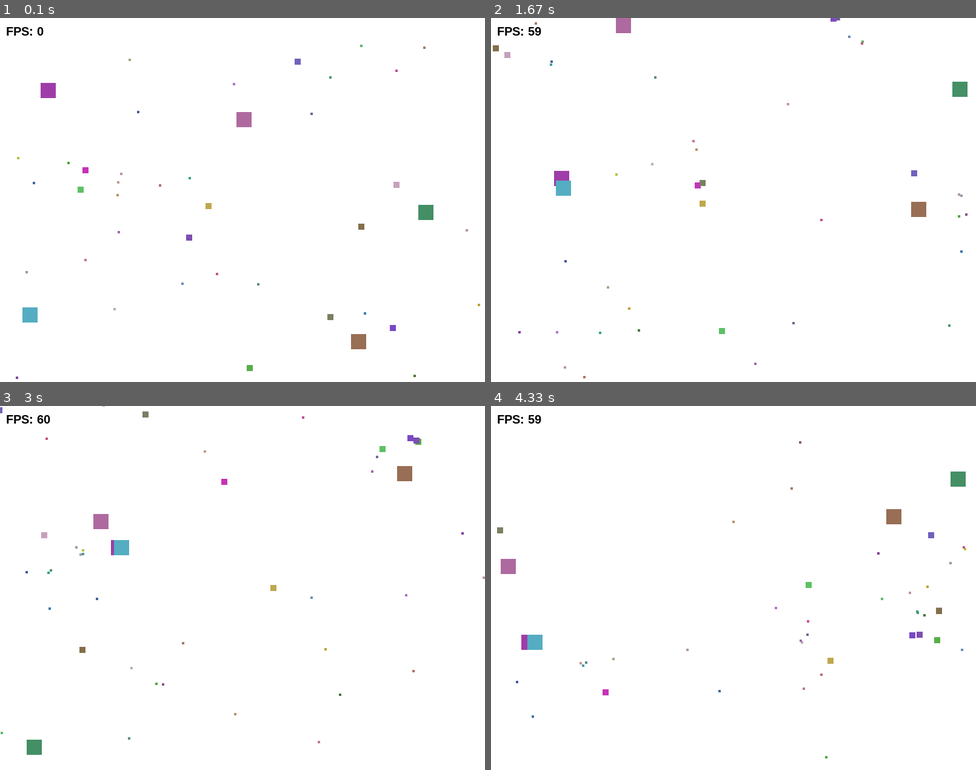
Above: before the commit, frames 1-4 (two rows, left to right).
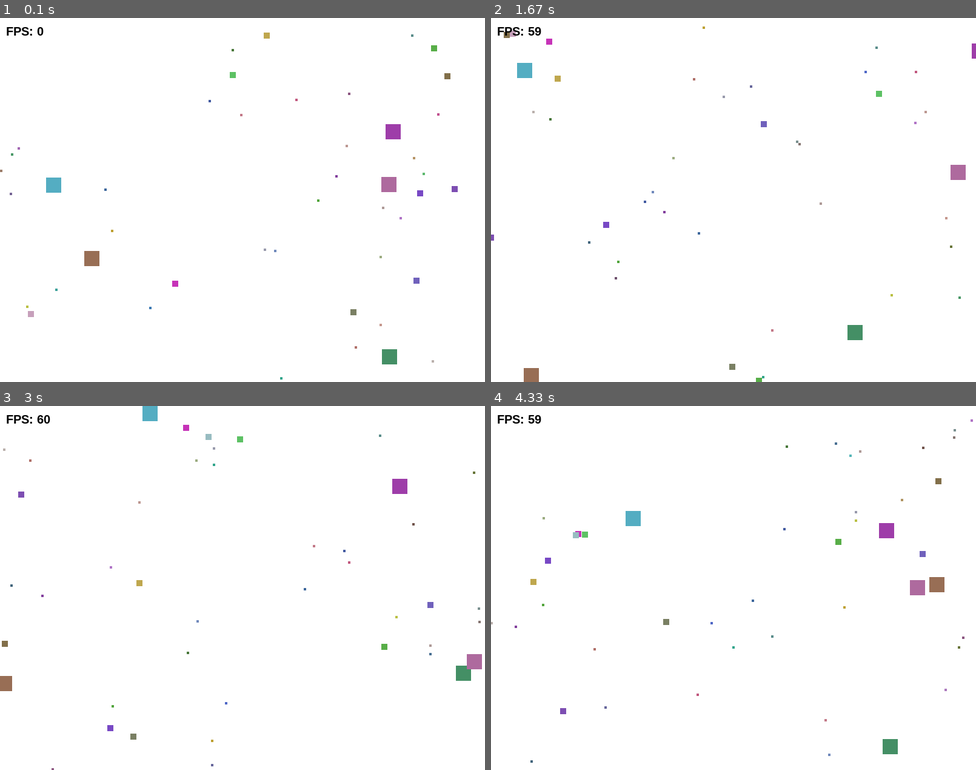
Above: after the commit, the same moments.

Repository: demod-s-tmg/lab8-pygame
Game: pygame game, started from main.py
Same seed, same stepped clock (60 frames per second), same inputs: the game is played once before the commit and once after it.
Inputs:
- Up to frame 1 (0.1 s): no input
- Up to frame 2 (1.67 s): no input
- Up to frame 3 (3 s): no input
- Up to frame 4 (4.33 s): no input

The runs differ from the first frame. In frame 1, 1.9% of the frame differs, in the area x 0-99%, y 4-100%; in frame 2, 1.7%; in frame 3, 1.7%; in frame 4, 1.8%.

Commit message:
exam: q5 - eating

Diff:
--- a/main.py
+++ b/main.py
@@ -65,7 +65,7 @@
         chase_vy = 0
         count = 0
 
-        center_x, center_y = self.get_center()  # Reuse one center formula everywhere.
+        center_x, center_y = self.get_center()
 
         for other in others:
             if other is self:
@@ -74,7 +74,7 @@
             if self.size > other.size:
                 other_center_x, other_center_y = (
                     other.get_center()
-                )  # Single source of truth for center calculation.
+                )
 
                 dx = other_center_x - center_x
                 dy = other_center_y - center_y
@@ -96,7 +96,7 @@
         flee_vy = 0
         count = 0
 
-        center_x, center_y = self.get_center()  # Reuse one center formula everywhere.
+        center_x, center_y = self.get_center()
 
         for other in others:
             if other is self:
@@ -105,7 +105,7 @@
             if other.size > self.size:
                 other_center_x, other_center_y = (
                     other.get_center()
-                )  # Single source of truth for center calculation.
+                )
 
                 dx = center_x - other_center_x
                 dy = center_y - other_center_y
@@ -123,7 +123,6 @@
                 self.vy = (flee_vy / mag) * self.max_speed
 
     def update(self, dt: float) -> None:
-        # Adjusted jitter probability to be frame-rate independent
         if random.random() < JITTER_PROBABILITY * (dt * 60):
             current_angle = math.atan2(self.vy, self.vx)
             jitter = random.uniform(-MAX_JITTER_ANGLE, MAX_JITTER_ANGLE)
@@ -133,7 +132,6 @@
             self.vx = math.cos(new_angle) * speed
             self.vy = math.sin(new_angle) * speed
 
-        # Multiplied velocity by delta time
         self.x += self.vx * dt
         self.y += self.vy * dt
 
@@ -152,7 +150,6 @@
 
 
 def create_random_square() -> Square:
-    """Create a new square with random size and valid position. Spawn logic centralized to avoid inconsistencies."""
     size = random.uniform(MIN_SIZE, MAX_SIZE)
     random_x = random.uniform(0, SCREEN_WIDTH - size)
     random_y = random.uniform(0, SCREEN_HEIGHT - size)
@@ -160,14 +157,12 @@
 
 
 def create_fixed_square(size: float) -> Square:
-    """Create a new square with a specific fixed size and random valid position."""
     random_x = random.uniform(0, SCREEN_WIDTH - size)
     random_y = random.uniform(0, SCREEN_HEIGHT - size)
     return Square(random_x, random_y, size)
 
 
 def create_squares() -> List[Square]:
-    """Initialize squares with the specific mix required for Exercise 1."""
     squares_list = []
 
     for _ in range(5):
@@ -185,7 +180,6 @@
 def main():
     if MAX_SIZE <= MIN_SIZE:
         raise ValueError(
-            "Configuration Error: MAX_SIZE must be strictly greater than MIN_SIZE to prevent division by zero."
         )
 
     screen = pygame.display.set_mode((SCREEN_WIDTH, SCREEN_HEIGHT))
@@ -195,7 +189,7 @@
 
     font = pygame.font.SysFont("Arial", 20, bold=True)
 
-    dt = 0.0  # Initialize delta time
+    dt = 0.0
 
     running = True
     while running:
@@ -214,9 +208,17 @@
 
                 squares[i] = create_fixed_square(old_size)
 
+        for i in range(len(squares)):
+            for j in range(len(squares)):
+                if i == j:
+                    continue
+                if squares[i].check_collision(squares[j]):
+                    if squares[i].size > squares[j].size:
+                        prey_old_size = squares[j].size
+                        squares[j] = create_fixed_square(prey_old_size)
+
         for square in squares:
             square.chase(squares)
-            # Flee runs after chase intentionally so survival overrides hunting
             square.flee(squares)
 
         for square in squares:
@@ -228,7 +230,6 @@
 
         pygame.display.flip()
 
-        # Calculate delta time in seconds for the next frame
         dt = clock.tick(FPS) / 1000.0
 
     pygame.quit()
Not shown, changed: MY_EXAM.md
